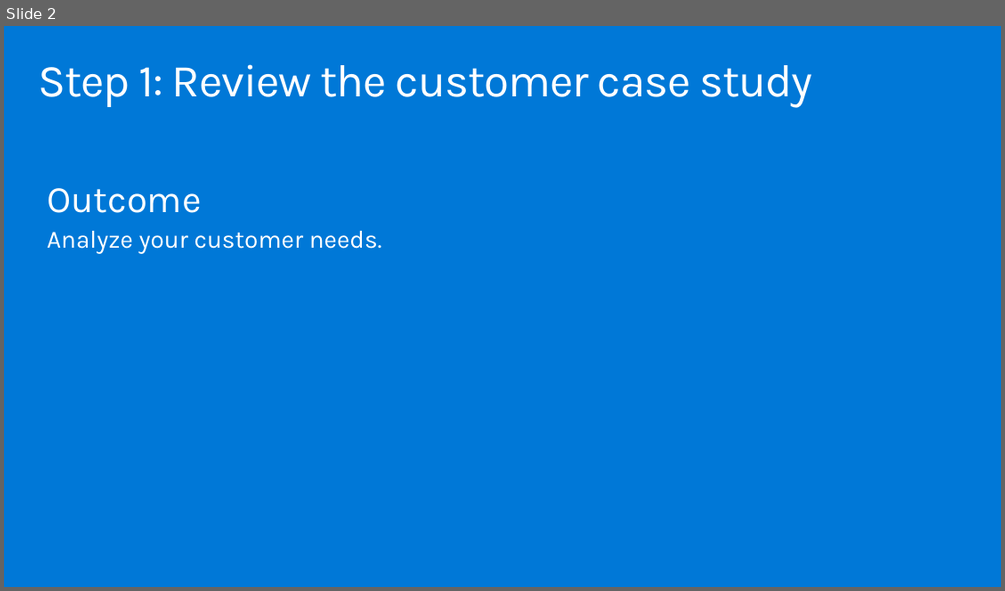
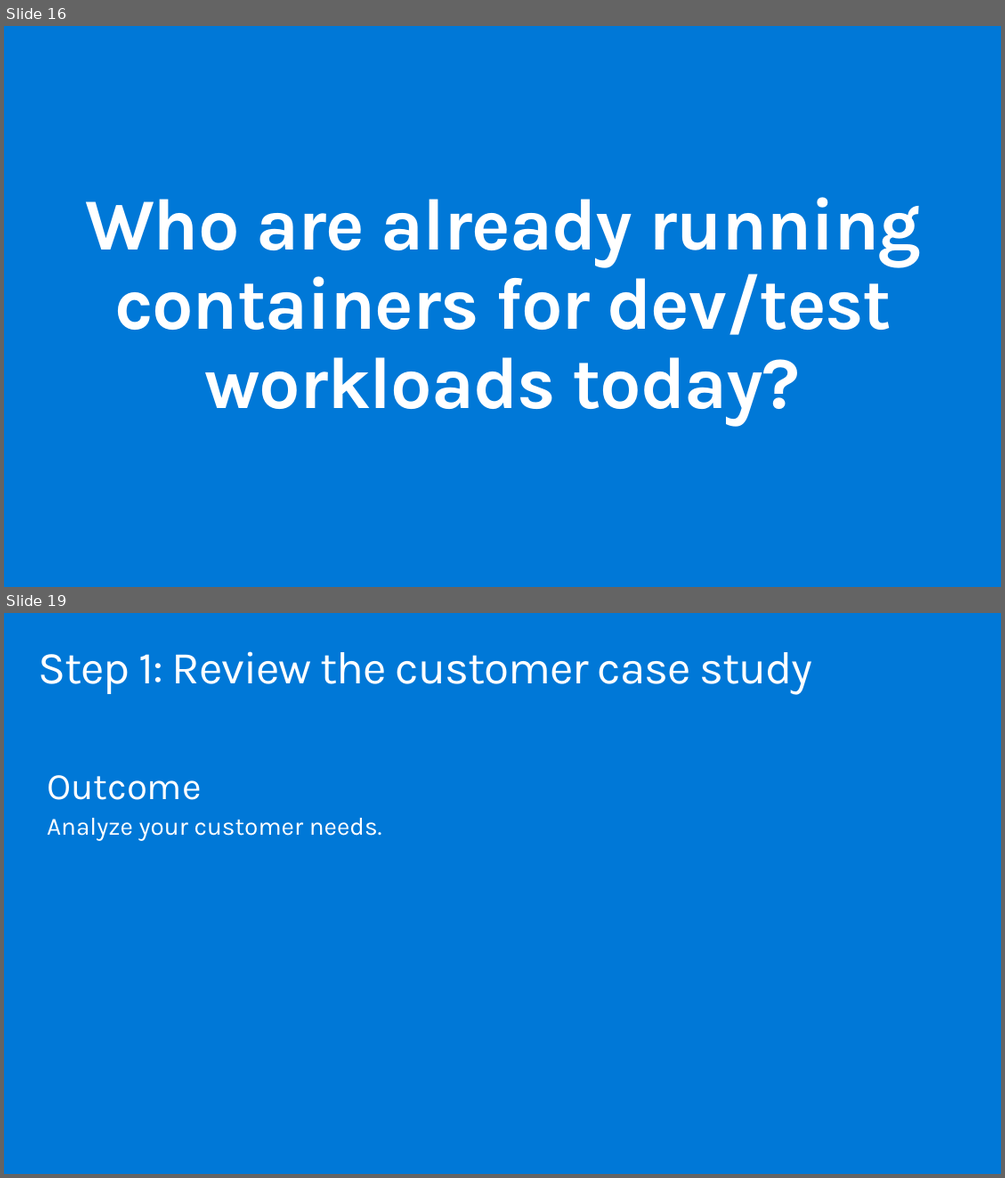
Before and after one commit to ActiveSolution/aiw-cloud-native, a slide deck: AIW Cloud Native.pptx. Shown one above the other, each under a label of ours: slide 2 before the commit, slides 16 and 19 after it; the slides between them are not shown. The pictures are 1005x591 and 1005x1178 pixels, drawn with LibreOffice and Linux fonts; fonts in the diff are those of the drawing. Boxes give left, top, right and bottom in pixels: in the first picture for what was removed or moved away, otherwise in the second. Text is boxed around its words. In the diff, an @@ line names an element or a change of style, - is before the commit and + after.

```diff
--- a/AIW Cloud Native.pptx
+++ b/AIW Cloud Native.pptx
@@ slide 16 added at [4, 26, 1001, 587], background #0078D7 @@
@@ title added at [85, 197, 921, 425], 70.6 pt, text #FFFFFF, bold @@
+Who are already running containers for dev/test workloads today?
@@ what was slide 2 is now slide 19 @@
```
Also in this commit, not shown: 1 slide changed, 30 other slides added.
